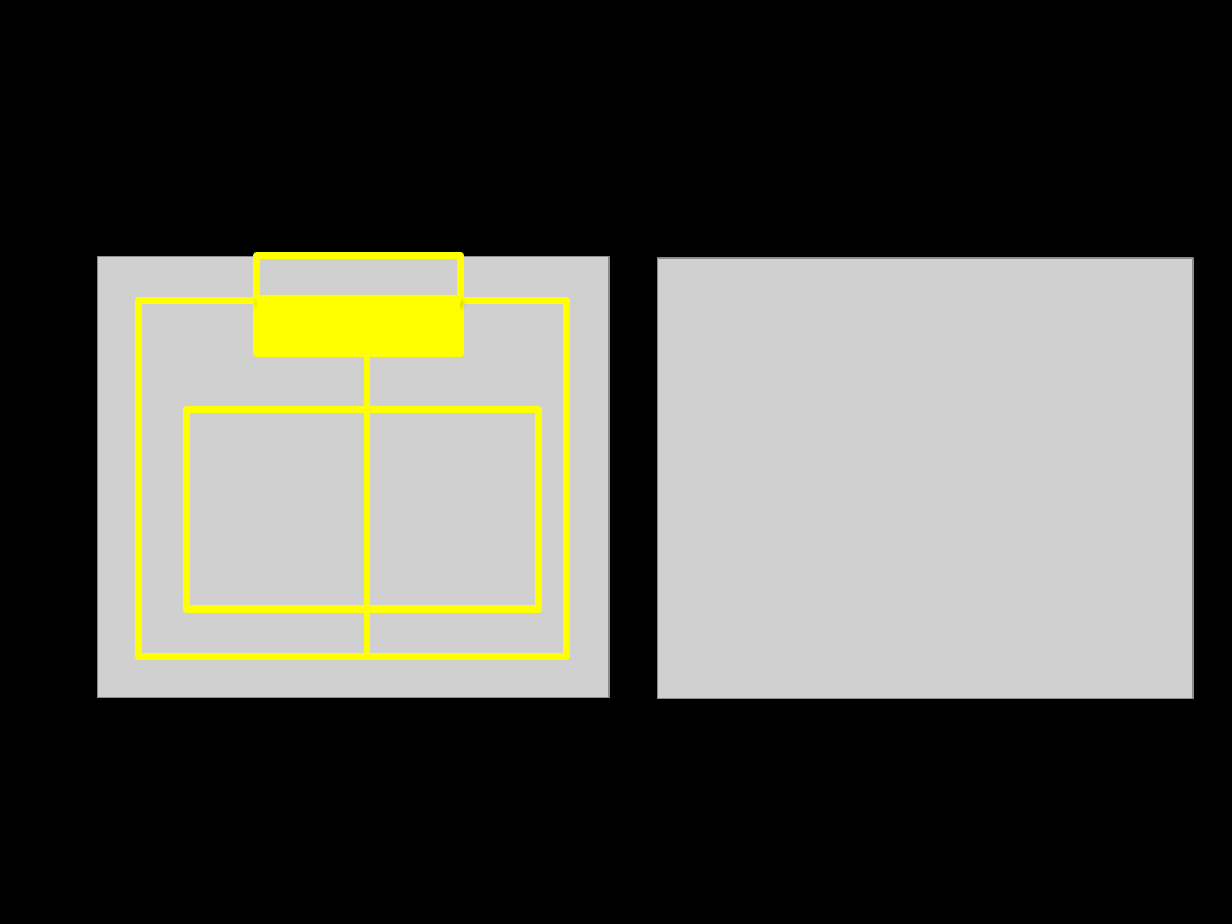
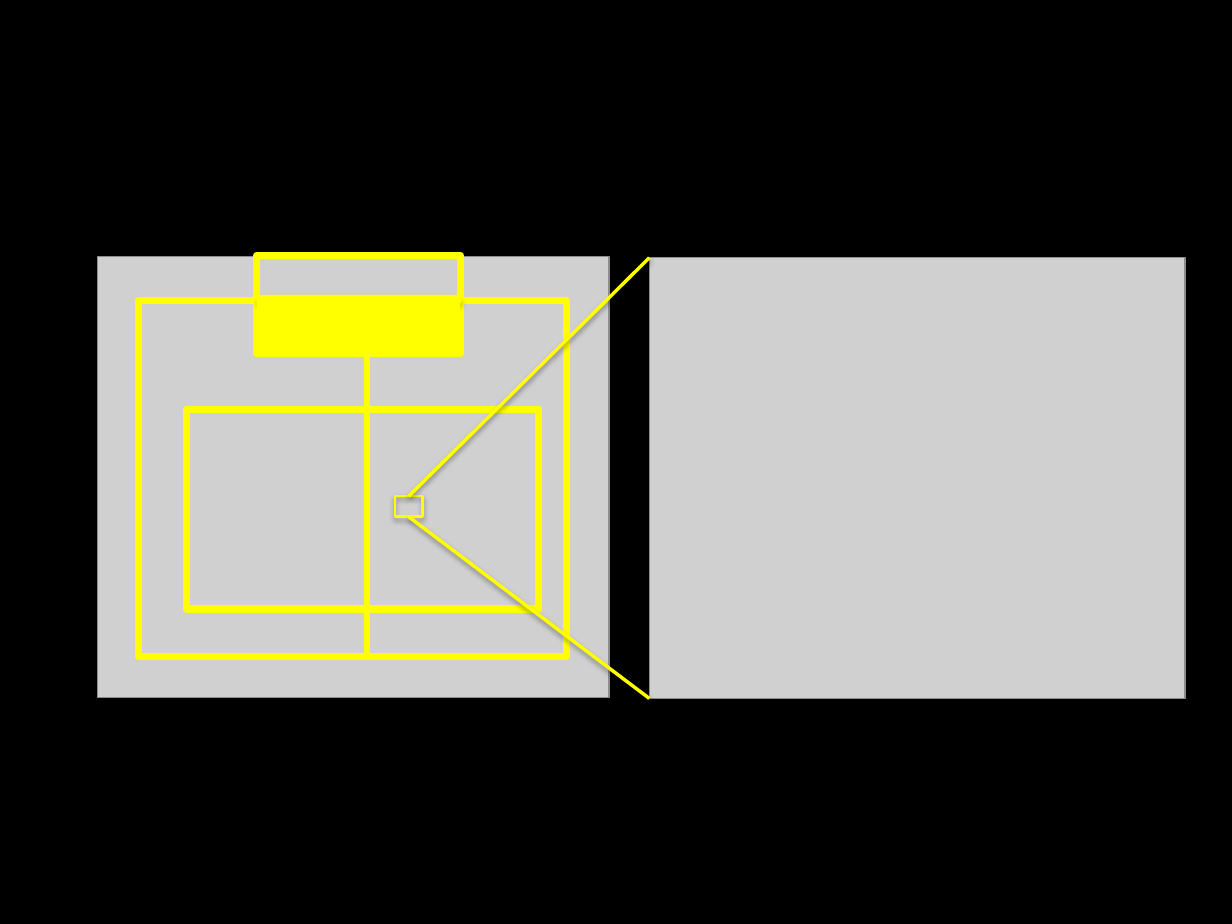
Before and after one commit to LiangLeon/AdaBoostExample, a slide deck: slide 4 of Presentation/Boosting.pptx. Drawn at 1232x924 pixels with LibreOffice and Linux fonts; fonts in the diff are those of the drawing; grey boxes stand for pictures; background and template pictures are left out. Boxes give left, top, right and bottom in pixels: in the first picture for what was removed or moved away, otherwise in the second. Text is boxed around its words. In the diff, an @@ line names an element or a change of style, - is before the commit and + after.

Commit message:
Modify ppt

```diff
--- a/Presentation/Boosting.pptx
+++ b/Presentation/Boosting.pptx
@@ line added from (409, 496) to (649, 257), #FFFF00 2 pt @@
@@ picture: place and size @@
-picture at box(658, 257, 1194, 699)
+picture at box(649, 257, 1185, 699)
@@ rectangle added at box(394, 496, 421, 517), outline #FFFF00 1.5 pt @@
@@ line added from (409, 516) to (649, 699), #FFFF00 2 pt @@
```
Also in this commit, not shown: 2 other slides changed, 2 slides added, 1 slide removed.
